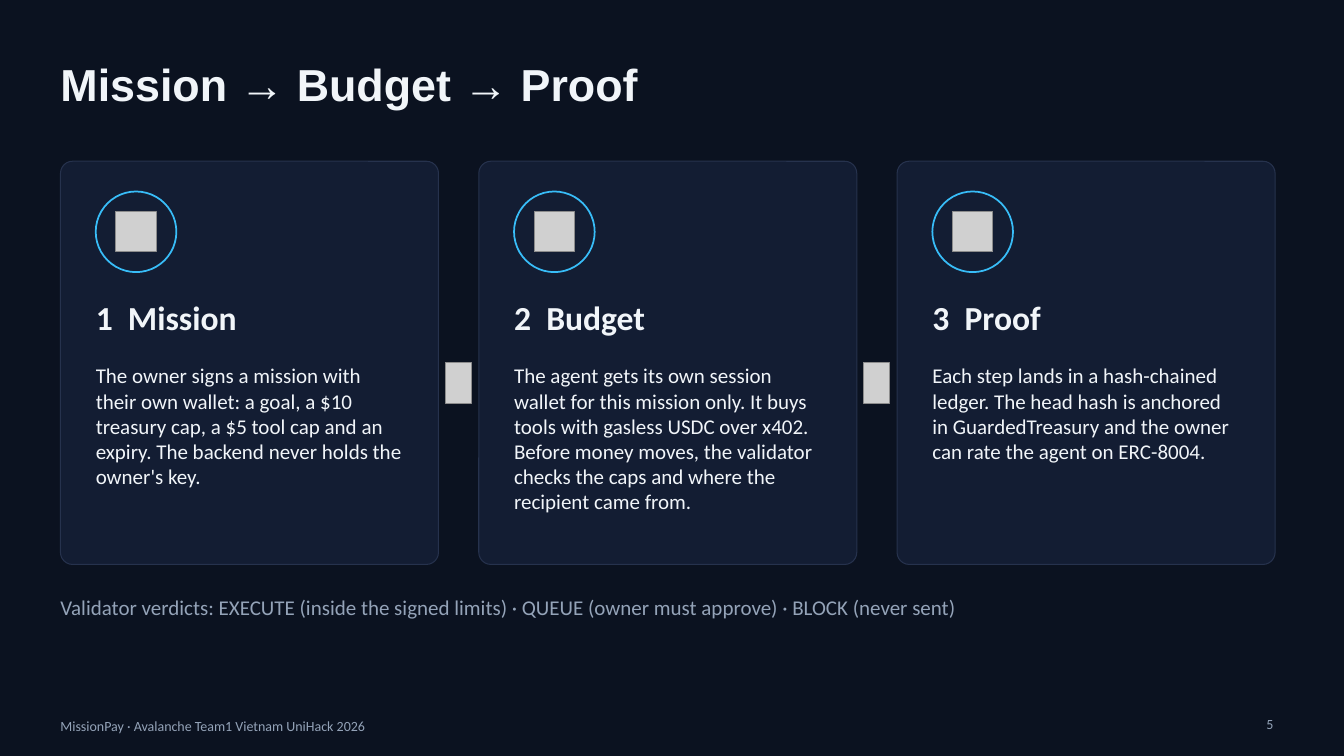
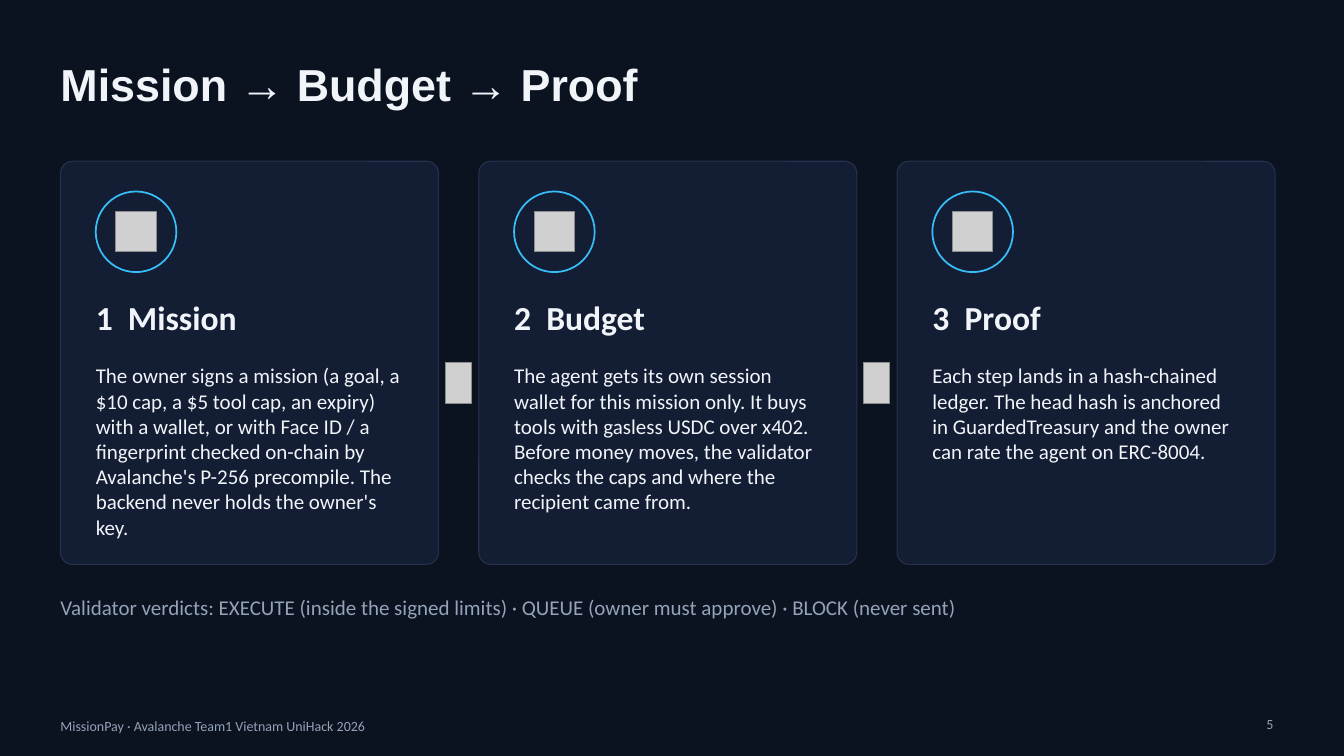
Before and after one commit to lenamkhanhh/UniHack, a slide deck: slide 5 of artifacts/submission-s1/MissionPay-pitch-deck-v2.pptx. Drawn at 1344x756 pixels with LibreOffice and Linux fonts; fonts in the diff are those of the drawing; grey boxes stand for pictures. Boxes give left, top, right and bottom in pixels: in the first picture for what was removed or moved away, otherwise in the second. Text is boxed around its words. In the diff, an @@ line names an element or a change of style, - is before the commit and + after.

```diff
--- a/artifacts/submission-s1/MissionPay-pitch-deck-v2.pptx
+++ b/artifacts/submission-s1/MissionPay-pitch-deck-v2.pptx
@@ text at (96, 368, 400, 539): text changed @@
-The owner signs a mission with their own wallet: a goal, a $10 treasury cap, a $5 tool cap and an expiry. The backend never holds the owner's key.
+The owner signs a mission (a goal, a $10 cap, a $5 tool cap, an expiry) with a wallet, or with Face ID / a fingerprint checked on-chain by Avalanche's P-256 precompile. The backend never holds the owner's key.
```
Also in this commit, not shown: 4 other slides changed, 1 slide added, 1 slide removed, 3 other files.
